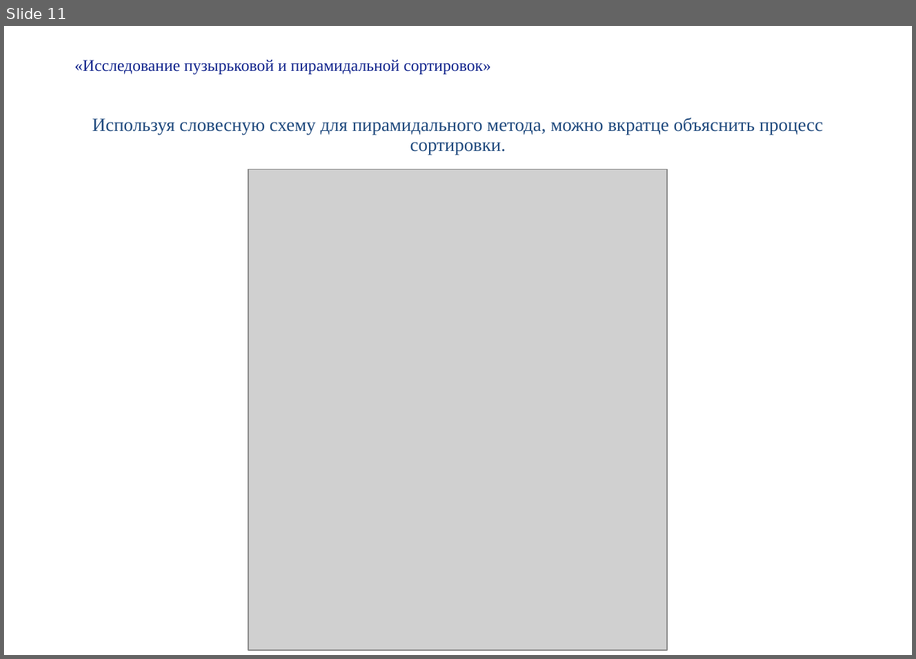
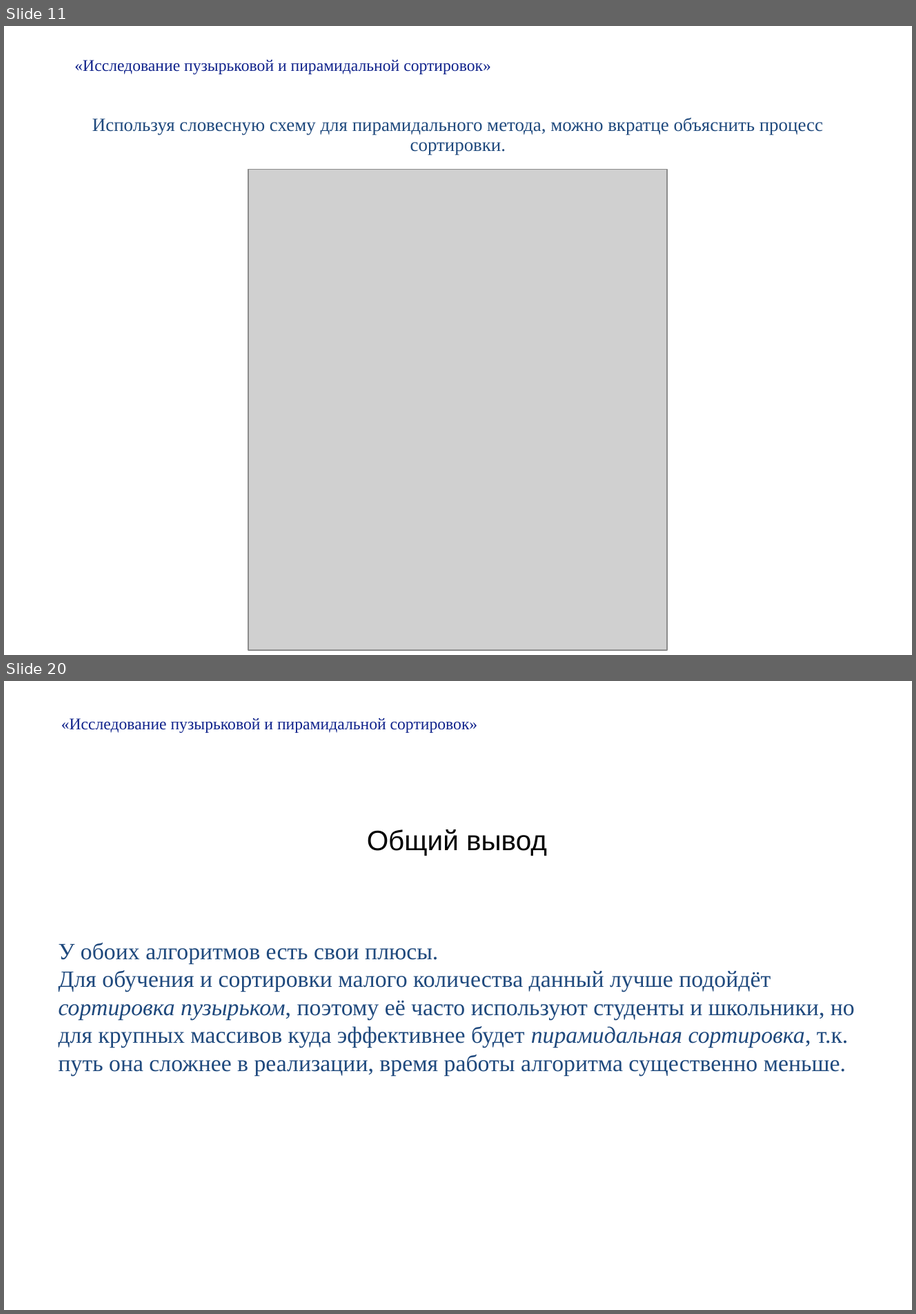
Before and after one commit to glukhovsa/TeamDz, a slide deck: Презентация.pptx. Shown one above the other, each under a label of ours: slide 11 before the commit, slides 11 and 20 after it; the slides between them are not shown. The pictures are 916x659 and 916x1314 pixels, drawn with LibreOffice and Linux fonts; fonts in the diff are those of the drawing; grey boxes stand for pictures. Boxes give left, top, right and bottom in pixels: in the first picture for what was removed or moved away, otherwise in the second. Text is boxed around its words. In the diff, an @@ line names an element or a change of style, - is before the commit and + after.

```diff
--- a/Презентация.pptx
+++ b/Презентация.pptx
@@ slide 20 added at <box>4,681,912,1310</box>, background #FFFFFF @@
@@ free added at <box>52,709,834,737</box>, 14 pt, text #0F228B @@
+«Исследование пузырьковой и пирамидальной сортировок»
@@ text added at <box>367,829,547,856</box>, 24 pt, text #000000 @@
+Общий вывод
@@ free added at <box>50,931,866,1109</box>, 20 pt, text #1F497D @@
+У обоих алгоритмов есть свои плюсы.
+Для обучения и сортировки малого количества данный лучше подойдёт сортировка пузырьком, поэтому её часто используют студенты и школьники, но для крупных массивов куда эффективнее будет пирамидальная сортировка, т.к. путь она сложнее в реализации, время работы алгоритма существенно меньше.
```
Also in this commit, not shown: 6 slides changed, 4 other slides added, 3 other files.
